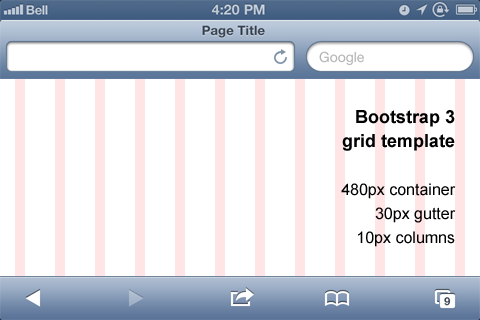
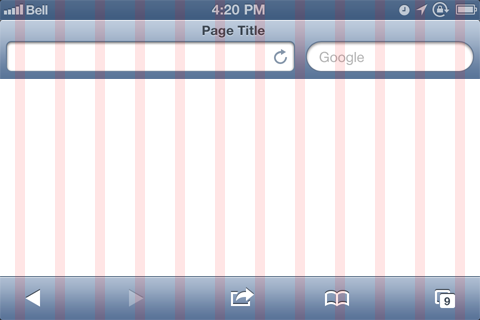
Layer changes from the first 480×320 image to the second:
moved "columns" above "ios 7" over [15, 0, 465, 320]
removed layer "Background" over [15, 0, 465, 320]
removed layer "Bootstrap 3 grid template 480px container 30px gutter 10px col" over [341, 110, 456, 247]
added layer "Rechteck 1" over [15, 0, 465, 320]
